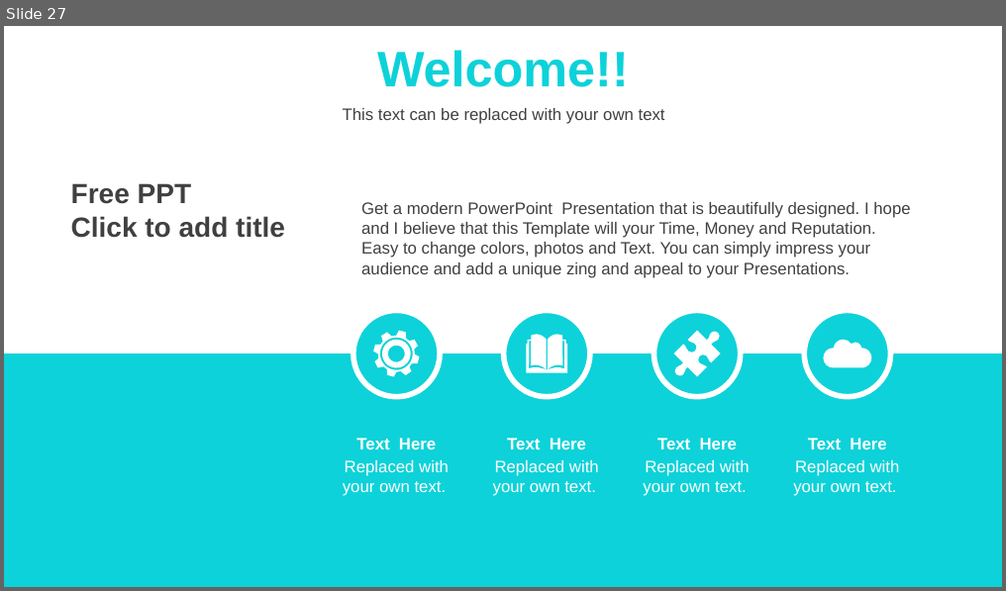
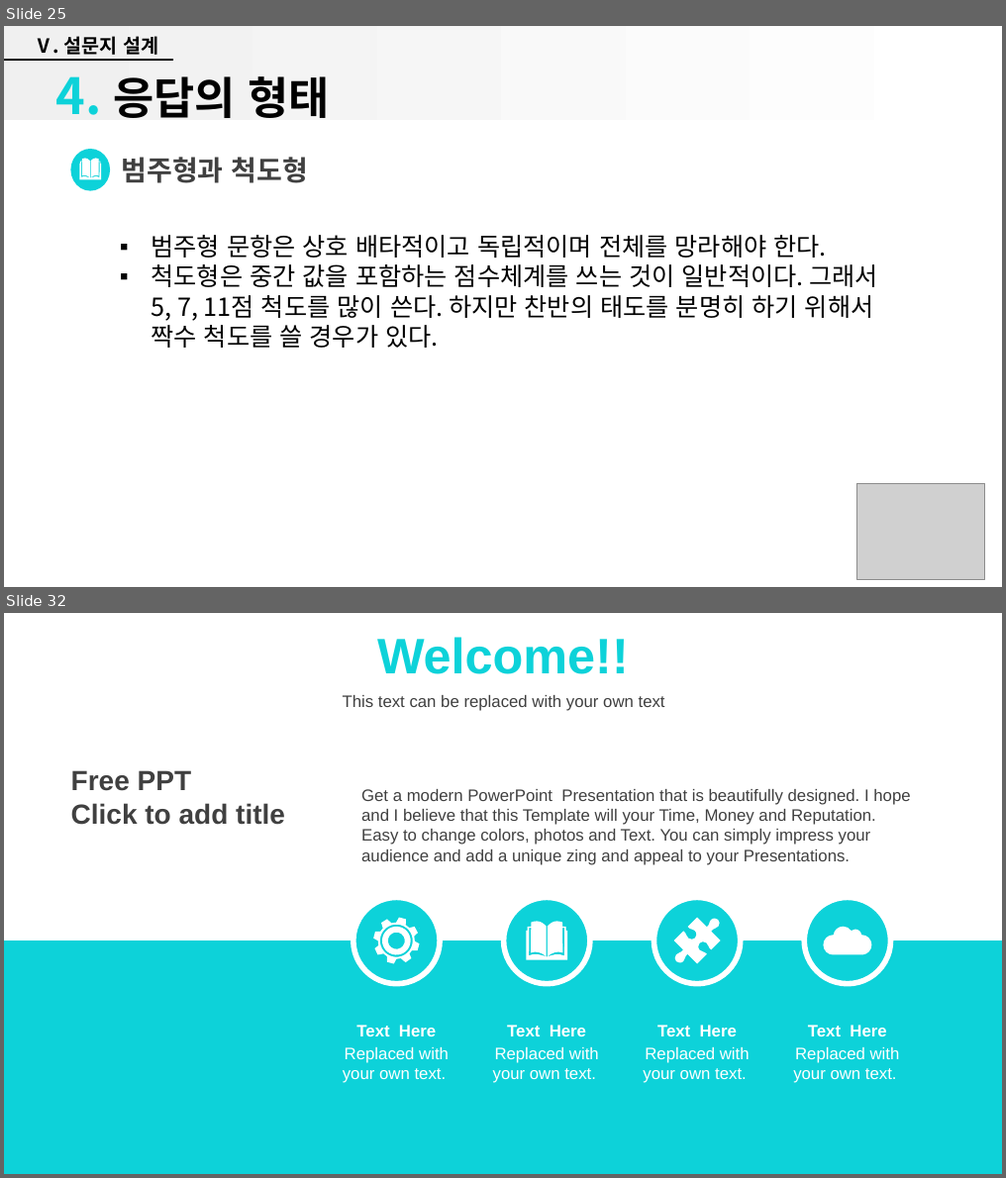
Before and after one commit to kyunleader/-, a slide deck: 과학교 2주차 발표자료.pptx. Shown one above the other, each under a label of ours: slide 27 before the commit, slides 25 and 32 after it; the slides between them are not shown. The pictures are 1006x591 and 1006x1178 pixels, drawn with LibreOffice and Linux fonts; fonts in the diff are those of the drawing; grey boxes stand for pictures; background and template pictures are left out. Boxes give left, top, right and bottom in pixels: in the first picture for what was removed or moved away, otherwise in the second. Text is boxed around its words. In the diff, an @@ line names an element or a change of style, - is before the commit and + after.

```diff
--- a/과학교 2주차 발표자료.pptx
+++ b/과학교 2주차 발표자료.pptx
@@ slide 25 added at (4,26,1002,587), background #FFFFFF @@
@@ rectangle added at (4,26,998,120), fill gradient #F0F0F0 to #FFFFFF @@
@@ text added at (34,36,158,55), 14 pt, text #000000, bold @@
+Ⅴ. 설문지 설계
@@ line added from (4, 59) to (172, 59), #000000 1.5 pt @@
@@ title added at (56,76,330,118), 32 pt, text #000000, bold @@
+4. 응답의 형태
@@ ellipse added at (71,149,110,190), fill #0DD2D9 @@
@@ freeform shape added at (80,158,102,179), fill #FFFFFF @@
@@ text added at (122,157,308,183), 20 pt, text #404040, bold @@
+범주형과 척도형
@@ text added at (152,235,878,348), 18 pt, text #000000 @@
+▪ 범주형 문항은 상호 배타적이고 독립적이며 전체를 망라해야 한다.
+▪ 척도형은 중간 값을 포함하는 점수체계를 쓰는 것이 일반적이다. 그래서 5, 7, 11점 척도를 많이 쓴다. 하지만 찬반의 태도를 분명히 하기 위해서 짝수 척도를 쓸 경우가 있다.
@@ picture added at (856,484,985,579) @@
@@ what was slide 27 is now slide 32 @@
```
Also in this commit, not shown: 2 slides changed, 27 other slides added, 23 slides removed.
